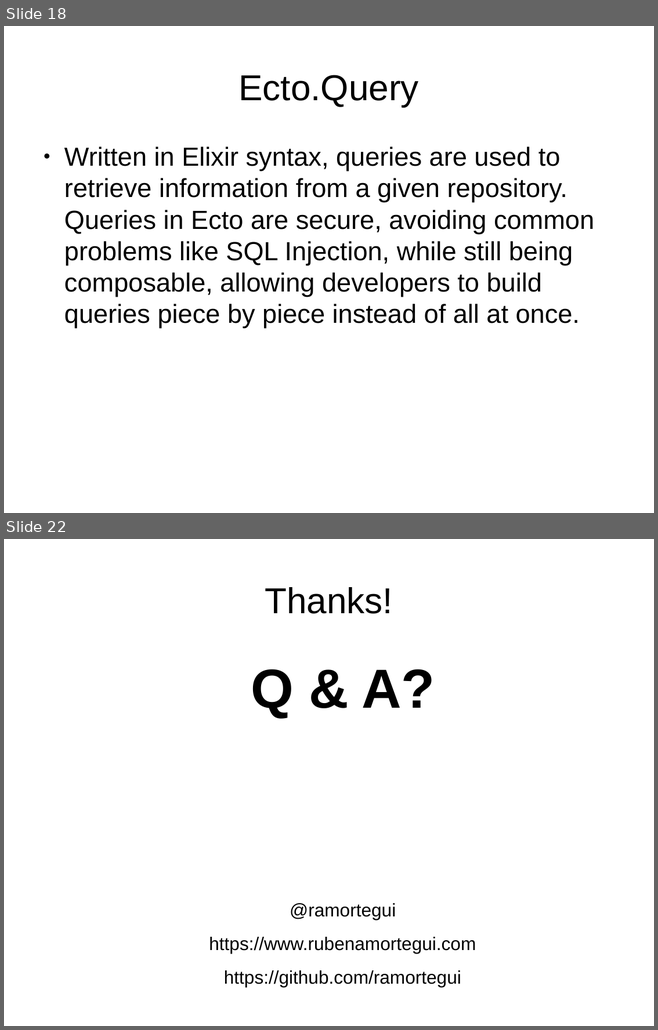
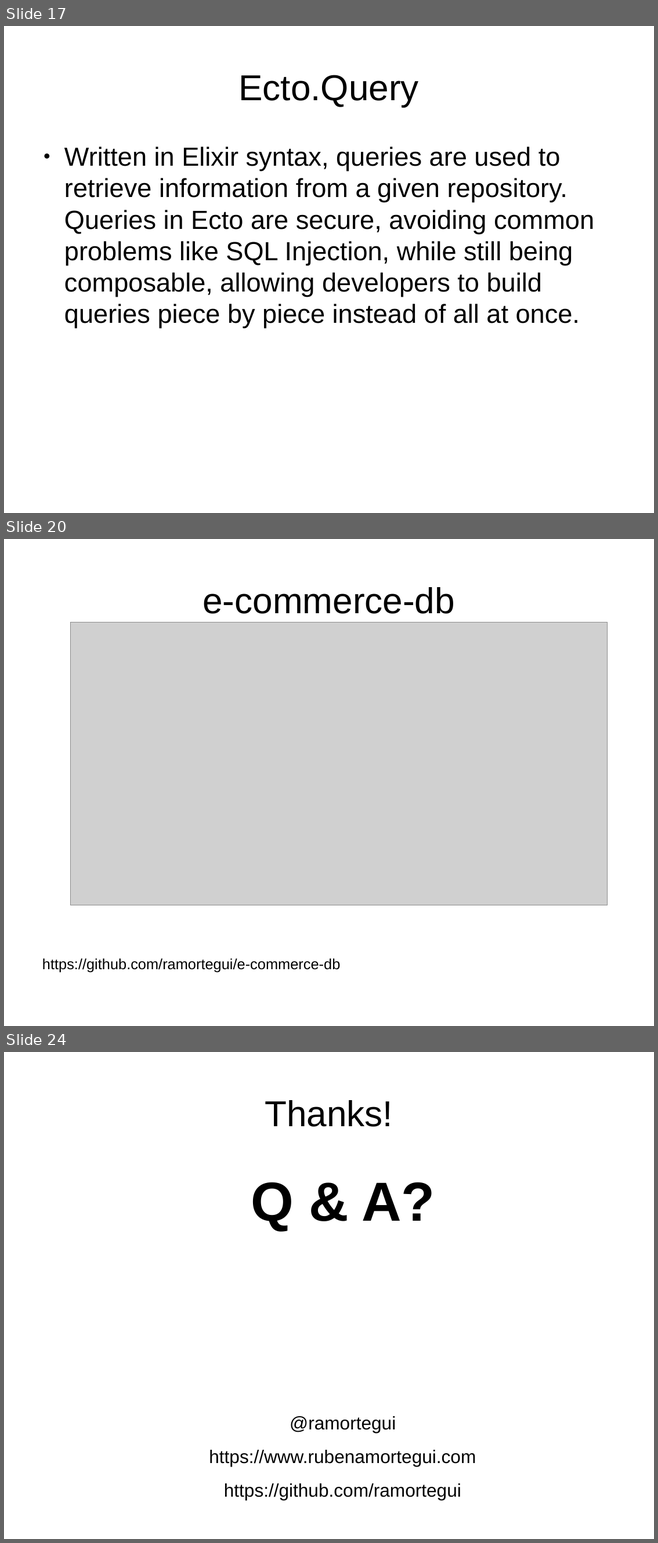
Before and after one commit to ramortegui/talks, a slide deck: odps/ecto.odp. Shown one above the other, each under a label of ours: slides 18 and 22 before the commit, slides 17, 20 and 24 after it; the slides between them are not shown. The pictures are 658x1030 and 658x1543 pixels, drawn with LibreOffice and Linux fonts; fonts in the diff are those of the drawing; grey boxes stand for pictures. Boxes give left, top, right and bottom in pixels: in the first picture for what was removed or moved away, otherwise in the second. Text is boxed around its words. In the diff, an @@ line names an element or a change of style, - is before the commit and + after.

```diff
--- a/odps/ecto.odp
+++ b/odps/ecto.odp
@@ slide 20 added at [4,539,654,1026], background #FFFFFF @@
@@ title added at [202,587,455,614], 44 pt, text #000000 @@
+e-commerce-db
@@ picture added at [71,623,608,906] @@
@@ text added at [42,958,340,972], 18 pt, text #000000 @@
+https://github.com/ramortegui/e-commerce-db
@@ what was slide 18 is now slide 17 @@
@@ what was slide 22 is now slide 24 @@
```
Also in this commit, not shown: 7 slides changed, 3 other slides added, 2 slides removed.
